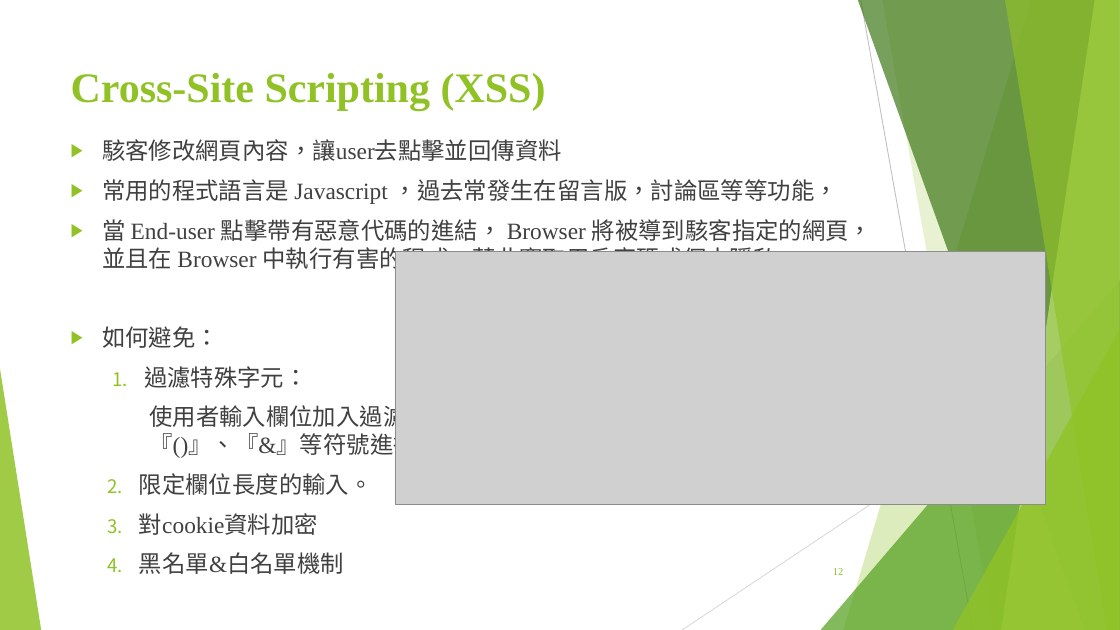
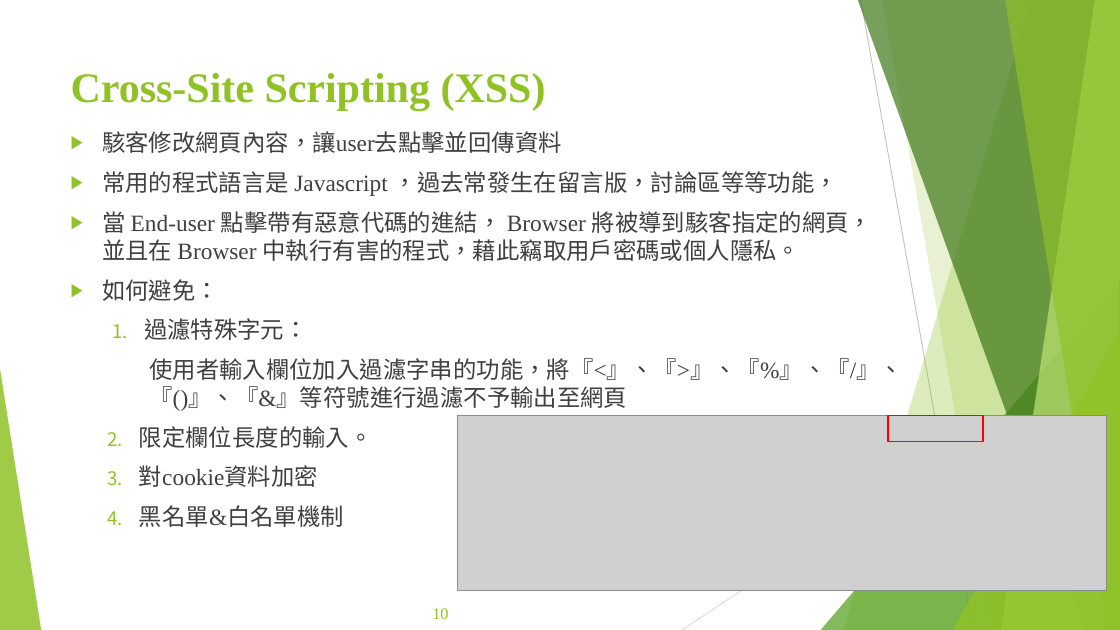
Before and after one commit to Szying/Js_Tools, a slide deck: slide 10 of 期末報告.pptx (slide 12 before the commit). Drawn at 1120x630 pixels with LibreOffice and Linux fonts; fonts in the diff are those of the drawing; grey boxes stand for pictures. Boxes give left, top, right and bottom in pixels: in the first picture for what was removed or moved away, otherwise in the second. Text is boxed around its words. In the diff, an @@ line names an element or a change of style, - is before the commit and + after.

```diff
--- a/期末報告.pptx
+++ b/期末報告.pptx
@@ text "駭客修改網頁內容，讓user去點擊並回傳資料" rewrapped from <box>102,139,903,574</box> to <box>102,131,903,527</box> @@
@@ picture: place and size @@
-picture at <box>396,251,1045,504</box>
+picture at <box>457,416,1107,591</box>
@@ rectangle added at <box>888,416,983,442</box>, outline #FF0000 1.5 pt @@
@@ page number removed at <box>833,568,843,575</box> @@
-12
@@ page number added at <box>432,608,448,619</box>, 14 pt, text #90C226 @@
+10
```
Also in this commit, not shown: 19 other slides changed, 2 slides added, 6 slides removed.
